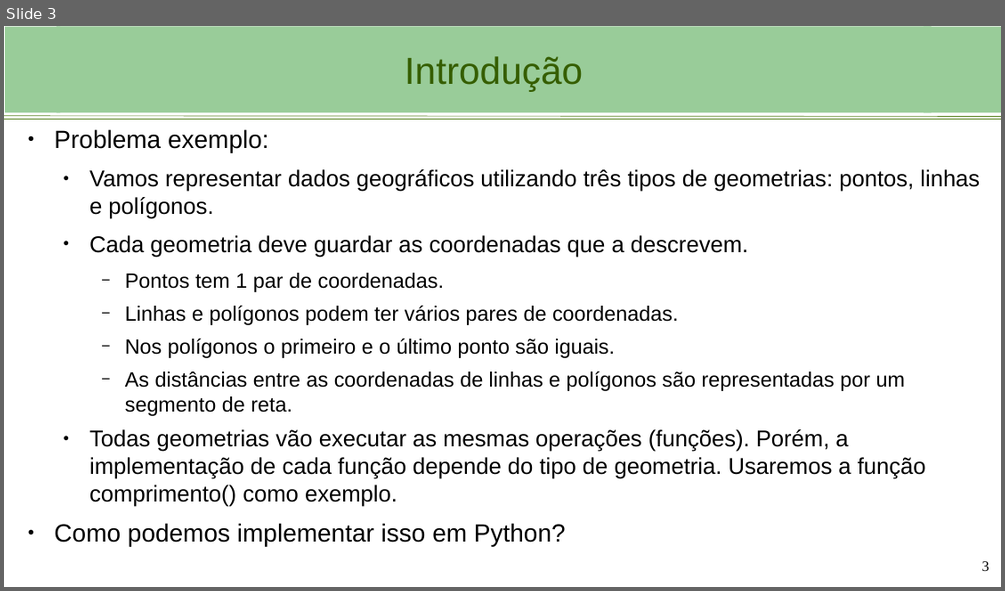
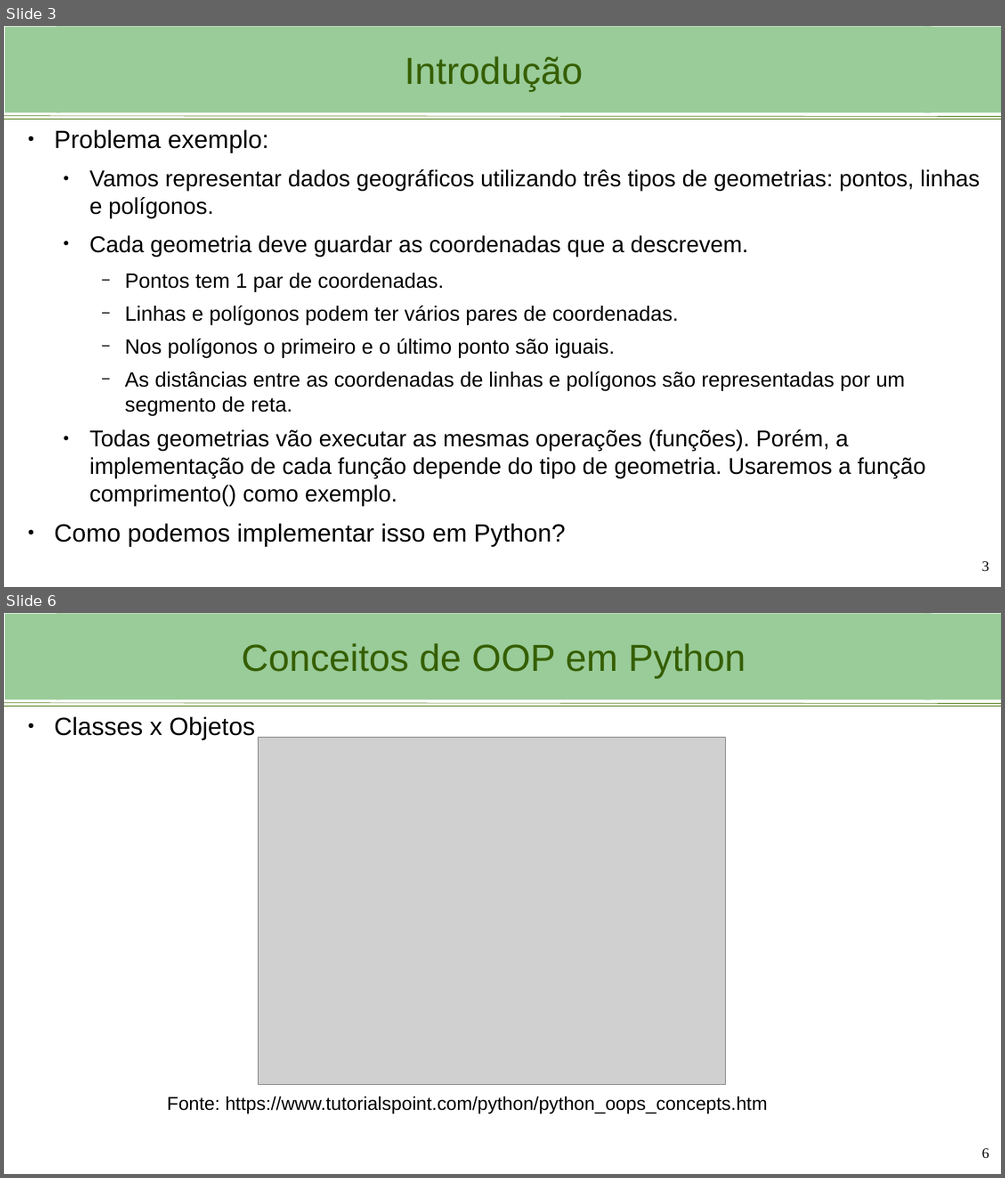
Before and after one commit to viniciusbrito1/progcart, a slide deck: aulas/Aula_3_Python_OOP.odp. Shown one above the other, each under a label of ours: slide 3 before the commit, slides 3 and 6 after it; the slides between them are not shown. The pictures are 1005x591 and 1005x1178 pixels, drawn with LibreOffice and Linux fonts; fonts in the diff are those of the drawing; grey boxes stand for pictures; background and template pictures are left out. Boxes give left, top, right and bottom in pixels: in the first picture for what was removed or moved away, otherwise in the second. Text is boxed around its words. In the diff, an @@ line names an element or a change of style, - is before the commit and + after.

```diff
--- a/aulas/Aula_3_Python_OOP.odp
+++ b/aulas/Aula_3_Python_OOP.odp
@@ slide 6 added at [4,613,1001,1174], background #FFFFFF; not listed: 4 template elements that a slide beside it also shows @@
@@ title added at [57,614,931,699], fill #99CC99, 36.3 pt, text #355E00 @@
+Conceitos de OOP em Python
@@ text added at [54,716,255,739], 24 pt, text #000000 @@
+● Classes x Objetos
@@ picture added at [259,737,726,1084] @@
@@ text added at [167,1095,768,1113], 18 pt, text #000000 @@
+Fonte: https://www.tutorialspoint.com/python/python_oops_concepts.htm
@@ page number added at [982,1148,989,1158], 14 pt, text #000000 @@
+6
```
Also in this commit, not shown: 1 slide changed, 5 other slides added, 2 slides removed, 2 other files.
